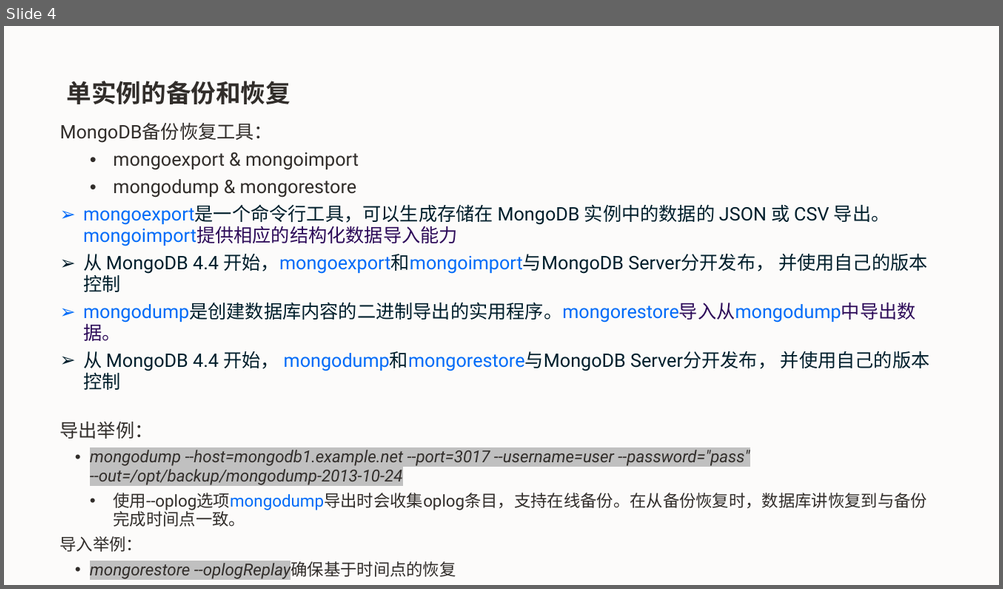
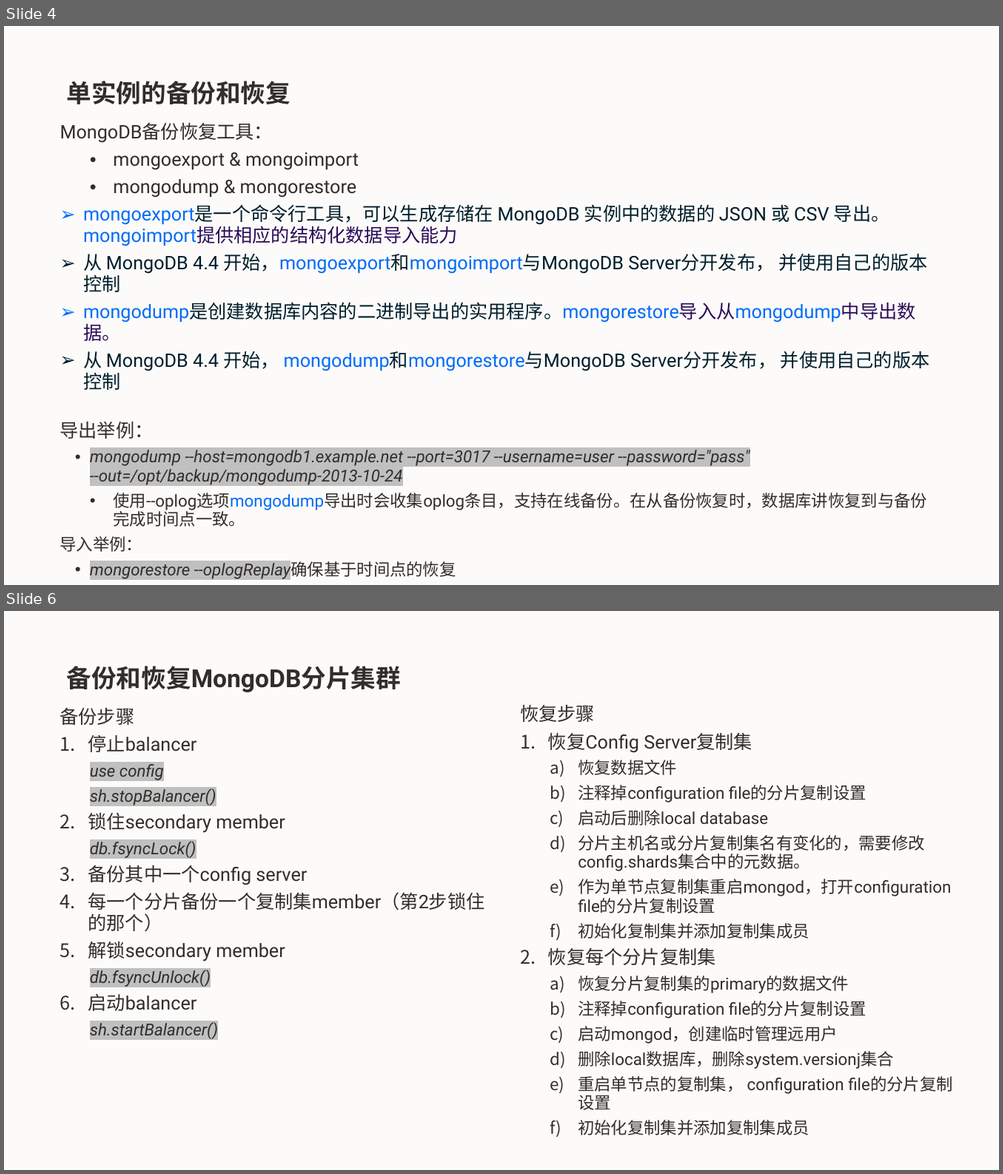
Before and after one commit to minqiaowang/my-documents, a slide deck: mongodb-getting-start/mongodb-backup-recover.pptx. Shown one above the other, each under a label of ours: slide 4 before the commit, slides 4 and 6 after it; the slides between them are not shown. The pictures are 1003x589 and 1003x1174 pixels, drawn with LibreOffice and Linux fonts; fonts in the diff are those of the drawing; background and template pictures are left out. Boxes give left, top, right and bottom in pixels: in the first picture for what was removed or moved away, otherwise in the second. Text is boxed around its words. In the diff, an @@ line names an element or a change of style, - is before the commit and + after.

```diff
--- a/mongodb-getting-start/mongodb-backup-recover.pptx
+++ b/mongodb-getting-start/mongodb-backup-recover.pptx
@@ slide 6 added at [4, 611, 999, 1170], background #FCFBFA @@
@@ title added at [67, 666, 401, 692], 24 pt, text #312D2A, bold @@
+备份和恢复MongoDB分片集群
@@ text added at [60, 708, 484, 1039], 18 pt, text #312D2A @@
+备份步骤
+1. 停止balancer
+  use config
+  sh.stopBalancer()
+2. 锁住secondary member
+  db.fsyncLock()
+3. 备份其中一个config server
+4. 每一个分片备份一个复制集member（第2步锁住的那个）
+5. 解锁secondary member
+  db.fsyncUnlock()
+6. 启动balancer
+  sh.startBalancer()
@@ text added at [520, 705, 950, 1136], 16 pt, text #312D2A @@
+恢复步骤
+1. 恢复Config Server复制集
+  a) 恢复数据文件
+  b) 注释掉configuration file的分片复制设置
+  c) 启动后删除local database
+  d) 分片主机名或分片复制集名有变化的，需要修改config.shards集合中的元数据。
+  e) 作为单节点复制集重启mongod，打开configuration file的分片复制设置
+  f) 初始化复制集并添加复制集成员
+2. 恢复每个分片复制集
+  a) 恢复分片复制集的primary的数据文件
+  b) 注释掉configuration file的分片复制设置
+  c) 启动mongod，创建临时管理远用户
+  d) 删除local数据库，删除system.versionj集合
+  e) 重启单节点的复制集， configuration file的分片复制设置
+  f) 初始化复制集并添加复制集成员
```
Also in this commit, not shown: 1 slide changed, 4 other files.
